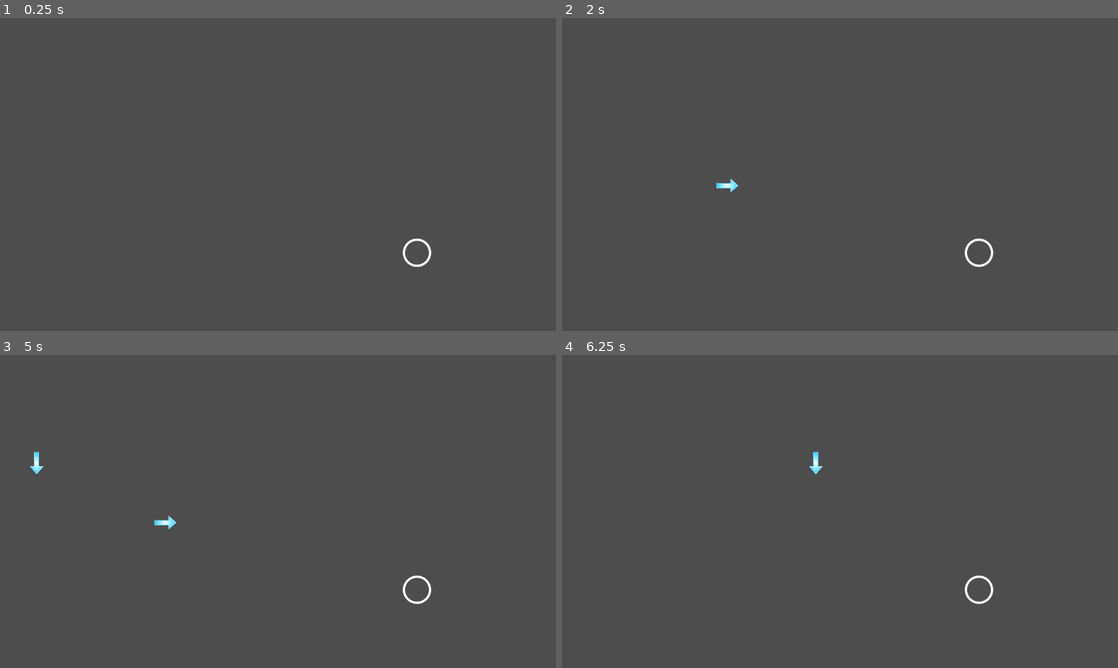
Above: before the commit, frames 1-4 (two rows, left to right).
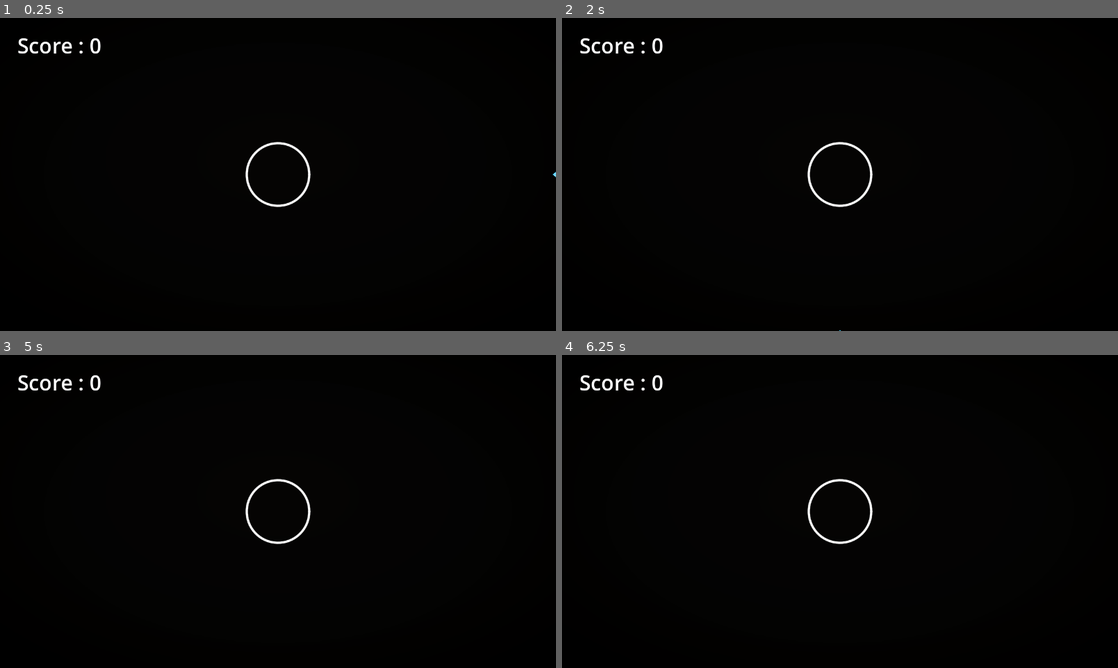
Above: after the commit, the same moments.

Repository: NoeRoberties/Odomat
Game: Godot game, scene res://Scenes/Mini-games/RythmeGame.tscn
Same seed, same stepped clock (60 frames per second), same inputs: the game is played once before the commit and once after it.
Inputs (mouse positions are in pixels of both pictures, inside the frame that each line leads up to):
- Up to frame 1 (0.25 s): no input
- Up to frame 2 (2 s): tap Enter at 0.5 s; move the mouse to (962, 158) at 0.52 s; hold D (move_right) 0.53-1.28 s; hold Shift (dash) 0.53-1.28 s; tap Space (interact_npc) at 1.25, 1.35 s; move the mouse to (728, 190) at 1.27 s; hold S (move_down) from 1.28 s (still down)
- Up to frame 3 (5 s): move the mouse to (333, 442) at 2.02 s; release S (move_down) at 2.03 s; press the mouse at (333, 442) at 2.03 s; hold D (move_right) 2.03-2.78 s; tap Enter at 2.75, 4.25 s; move the mouse to (250, 574) at 2.77 s; release the mouse at (250, 574) at 2.78 s; hold W (move_up) 2.78-3.53 s; tap Shift (dash) at 2.85 s; tap Space (interact_npc) at 3.5 s; move the mouse to (444, 558) at 3.52 s; hold Space (interact_npc) 3.53-4.28 s; hold A (move_left) from 3.53 s (still down); move the mouse to (111, 464) at 4.27 s; click (111, 464) at 4.35 s
- Up to frame 4 (6.25 s): move the mouse to (867, 511) at 5.02 s; release A (move_left) at 5.03 s; hold S (move_down) 5.03-5.78 s; hold Shift (dash) 5.03-5.78 s; move the mouse to (756, 433) at 5.77 s; hold D (move_right) from 5.78 s (still down); tap Space (interact_npc) at 5.85 s

The runs differ from the first frame. In frame 1, 100% of the frame differs, in the area x 0-100%, y 0-100%; in frame 2, 100%; in frame 3, 100%; in frame 4, 100%.

Commit message:
[EDIT] : new game, new directory, new sounds

Diff:
--- a/godot-project/odomat/Scenes/Mini-games/Arrow.tscn
+++ b/godot-project/odomat/Scenes/Mini-games/Arrow.tscn
@@ -4,14 +4,14 @@
 [ext_resource type="Texture2D" uid="uid://ngwa2q2835p" path="res://Assets/Mini-games/RythmeGame/arrow_rune_lit.svg" id="2_6huti"]
 
 [sub_resource type="RectangleShape2D" id="RectangleShape2D_q5rrr"]
+size = Vector2(90, 90)
 
-[node name="Arrow" type="Area2D" unique_id=1809042619]
+[node name="Arrow" type="Area2D"]
 script = ExtResource("1_wcpec")
 
-[node name="Sprite2D" type="Sprite2D" parent="." unique_id=1473459108]
-position = Vector2(249.25, 315.75)
-scale = Vector2(0.29492188, 0.30664068)
+[node name="Sprite2D" type="Sprite2D" parent="."]
+scale = Vector2(0.3, 0.3)
 texture = ExtResource("2_6huti")
 
-[node name="CollisionShape2D" type="CollisionShape2D" parent="." unique_id=878269540]
+[node name="CollisionShape2D" type="CollisionShape2D" parent="."]
 shape = SubResource("RectangleShape2D_q5rrr")
--- a/godot-project/odomat/Scenes/Mini-games/RythmeGame.gd
+++ b/godot-project/odomat/Scenes/Mini-games/RythmeGame.gd
@@ -6,42 +6,106 @@
 @onready var spawn_right: Marker2D = $SpawnRight
 @onready var spawn_top: Marker2D = $SpawnTop
 @onready var spawn_bottom: Marker2D = $SpawnBottom
+@onready var target_circle: Area2D = $TargetCircle
+@onready var score_label: Label = $ScoreLabel
 
-@onready var target_circle: Area2D = $TargetCircle
+var success_sound: AudioStreamPlayer
+var fail_sound: AudioStreamPlayer
+var background: Sprite2D
+const SUCCESS_STREAM := preload("res://Assets/Mini-games/RythmeGame/success.ogg")
+const FAIL_STREAM := preload("res://Assets/Mini-games/RythmeGame/fail.ogg")
+const BG_TEXTURE := preload("res://Assets/Mini-games/RythmeGame/cave_wall_bg.svg")
 
 var arrows_in_zone: Dictionary = {"left": [], "right": [], "up": [], "down": []}
+var score: int = 0
+
+var spawn_delay: float = 1.8
+var min_spawn_delay: float = 0.7
+var delay_step: float = 0.03
+
+var circle_ratio: float = 0.10
+var arrow_ratio: float = 0.08
+var speed_ratio: float = 0.22
+
+var circle_radius: float = 0.0
+var arrow_size: float = 0.0
+var arrow_speed: float = 0.0
 
 func _ready() -> void:
+	background = Sprite2D.new()
+	background.texture = BG_TEXTURE
+	background.centered = true
+	add_child(background)
+	move_child(background, 0)
+	success_sound = AudioStreamPlayer.new()
+	success_sound.stream = SUCCESS_STREAM
+	add_child(success_sound)
+	fail_sound = AudioStreamPlayer.new()
+	fail_sound.stream = FAIL_STREAM
+	add_child(fail_sound)
+	_layout()
+	get_viewport().size_changed.connect(_layout)
 	target_circle.area_entered.connect(_on_target_area_entered)
 	target_circle.area_exited.connect(_on_target_area_exited)
-	$SpawnTimer.timeout.connect(_on_spawn_timer_timeout)
+	_update_score(0)
+	_spawn_next()
 
-func _on_spawn_timer_timeout() -> void:
+func _layout() -> void:
+	var vp = get_viewport_rect().size
+	var center = vp * 0.5
+	var reference = min(vp.x, vp.y)
+
+	circle_radius = reference * circle_ratio
+	arrow_size = reference * arrow_ratio
+	arrow_speed = vp.y * speed_ratio
+
+	target_circle.position = center
+	target_circle.set_radius(circle_radius)
+
+	if background != null and background.texture != null:
+		background.position = center
+		var tex = background.texture.get_size()
+		var s = max(vp.x / tex.x, vp.y / tex.y)
+		background.scale = Vector2(s, s)
+
+	var margin = arrow_size
+	spawn_left.position = Vector2(-margin, center.y)
+	spawn_right.position = Vector2(vp.x + margin, center.y)
+	spawn_top.position = Vector2(center.x, -margin)
+	spawn_bottom.position = Vector2(center.x, vp.y + margin)
+
+func _update_score(delta: int) -> void:
+	score = max(0, score + delta)
+	score_label.text = "Score : " + str(score)
+
+func _spawn_next() -> void:
 	if arrow_scene == null:
-		print("Attention: Aucune scène Arrow n'est assignée dans l'inspecteur de RythmeGame !")
 		return
 
 	var arrow = arrow_scene.instantiate() as Area2D
+	arrow.speed = arrow_speed
+	arrow.hit_size = arrow_size
+	var types = ["left", "right", "up", "down"]
+	var arrow_type = types[randi() % types.size()]
+	arrow.arrow_type = arrow_type
 
-	var types = ["left", "right", "up", "down"]
-	var random_type = types[randi() % types.size()]
-
-	arrow.arrow_type = random_type
-
-	if random_type == "left":
+	if arrow_type == "left":
+		arrow.position = spawn_right.position
+		arrow.set_direction(Vector2.LEFT)
+	elif arrow_type == "right":
 		arrow.position = spawn_left.position
 		arrow.set_direction(Vector2.RIGHT)
-	elif random_type == "right":
-		arrow.position = spawn_right.position
-		arrow.set_direction(Vector2.LEFT)
-	elif random_type == "up":
+	elif arrow_type == "up":
+		arrow.position = spawn_bottom.position
+		arrow.set_direction(Vector2.UP)
+	elif arrow_type == "down":
 		arrow.position = spawn_top.position
 		arrow.set_direction(Vector2.DOWN)
-	elif random_type == "down":
-		arrow.position = spawn_bottom.position
-		arrow.set_direction(Vector2.UP)
 
 	add_child(arrow)
+
+	spawn_delay = max(min_spawn_delay, spawn_delay - delay_step)
+	get_tree().create_timer(spawn_delay).timeout.connect(_spawn_next)
 
 func _on_target_area_entered(area: Area2D) -> void:
 	if "arrow_type" in area:
@@ -51,7 +115,6 @@
 	if "arrow_type" in area:
 		if area in arrows_in_zone[area.arrow_type]:
 			arrows_in_zone[area.arrow_type].erase(area)
-			print("Raté ! Direction manquée : ", area.arrow_type)
 			area.queue_free()
 
 func _unhandled_input(event: InputEvent) -> void:
@@ -65,10 +128,28 @@
 		_check_hit("down")
 
 func _check_hit(type: String) -> void:
+	print("Touche pressee : ", type)
 	if arrows_in_zone[type].size() > 0:
 		var hit_arrow = arrows_in_zone[type][0]
 		arrows_in_zone[type].pop_front()
 		hit_arrow.queue_free()
-		print("Super ! Touche validée : ", type)
+		_update_score(1)
+		success_sound.play()
 	else:
-		print("Appui dans le vide (Mauvais timing) ! Touche : ", type)
+		fail_sound.play()
+		_remove_closest_arrow()
+
+func _remove_closest_arrow() -> void:
+	var center = target_circle.position
+	var closest: Arrow = null
+	var closest_dist := INF
+	for child in get_children():
+		if child is Arrow:
+			var d = child.position.distance_to(center)
+			if d < closest_dist:
+				closest_dist = d
+				closest = child
+	if closest != null:
+		if closest in arrows_in_zone[closest.arrow_type]:
+			arrows_in_zone[closest.arrow_type].erase(closest)
+		closest.queue_free()
--- a/godot-project/odomat/Scenes/Mini-games/RythmeGame.tscn
+++ b/godot-project/odomat/Scenes/Mini-games/RythmeGame.tscn
@@ -5,29 +5,33 @@
 [ext_resource type="Script" uid="uid://c8plfp3fx23wn" path="res://Scenes/Mini-games/target_circle.gd" id="2_gp6jp"]
 
 [sub_resource type="CircleShape2D" id="CircleShape2D_rtywq"]
-radius = 126.01587
 
-[node name="RythmeGame" type="Node2D" unique_id=1692936989]
+[node name="RythmeGame" type="Node2D" unique_id=852431976]
 script = ExtResource("1_rtywq")
 arrow_scene = ExtResource("2_b62yq")
 
-[node name="TargetCircle" type="Area2D" parent="." unique_id=54326067]
-position = Vector2(960, 540)
+[node name="TargetCircle" type="Area2D" parent="." unique_id=554153374]
 script = ExtResource("2_gp6jp")
 
-[node name="Sprite2D" type="Sprite2D" parent="TargetCircle" unique_id=579592036]
-
-[node name="CollisionShape2D" type="CollisionShape2D" parent="TargetCircle" unique_id=1391039642]
+[node name="CollisionShape2D" type="CollisionShape2D" parent="TargetCircle" unique_id=1347519694]
 shape = SubResource("CircleShape2D_rtywq")
 
-[node name="SpawnLeft" type="Marker2D" parent="." unique_id=2038826559]
+[node name="SpawnLeft" type="Marker2D" parent="." unique_id=1213982916]
+position = Vector2(-100, 540)
 
-[node name="SpawnRight" type="Marker2D" parent="." unique_id=161553170]
+[node name="SpawnRight" type="Marker2D" parent="." unique_id=1717047305]
+position = Vector2(2020, 540)
 
-[node name="SpawnTop" type="Marker2D" parent="." unique_id=716932797]
+[node name="SpawnTop" type="Marker2D" parent="." unique_id=568512754]
+position = Vector2(960, -100)
 
-[node name="SpawnBottom" type="Marker2D" parent="." unique_id=104907421]
-position = Vector2(132, 70)
+[node name="SpawnBottom" type="Marker2D" parent="." unique_id=1644546875]
+position = Vector2(960, 1180)
 
-[node name="SpawnTimer" type="Timer" parent="." unique_id=1436571313]
-autostart = true
+[node name="ScoreLabel" type="Label" parent="." unique_id=1517896338]
+offset_left = 40.0
+offset_top = 30.0
+offset_right = 540.0
+offset_bottom = 110.0
+theme_override_font_sizes/font_size = 48
+text = "Score : 0"
--- a/godot-project/odomat/Scenes/Mini-games/arrow.gd
+++ b/godot-project/odomat/Scenes/Mini-games/arrow.gd
@@ -1,24 +1,22 @@
 extends Area2D
 class_name Arrow
 
-@export var speed: float = 400.0
+var speed: float = 200.0
+var hit_size: float = 60.0
 var direction: Vector2 = Vector2.ZERO
 var arrow_type: String = ""
 
 func _ready() -> void:
-	pass
+	if $CollisionShape2D.shape == null:
+		$CollisionShape2D.shape = RectangleShape2D.new()
+	($CollisionShape2D.shape as RectangleShape2D).size = Vector2(hit_size, hit_size)
 
 func set_direction(new_direction: Vector2) -> void:
 	direction = new_direction
-
-	if direction == Vector2.RIGHT:
-		rotation_degrees = 90
-	elif direction == Vector2.LEFT:
-		rotation_degrees = -90
-	elif direction == Vector2.DOWN:
-		rotation_degrees = 180
-	elif direction == Vector2.UP:
-		rotation_degrees = 0
+	rotation = direction.angle()
 
 func _process(delta: float) -> void:
 	position += direction * speed * delta
+	var vp = get_viewport_rect().size
+	if position.x < -400 or position.x > vp.x + 400 or position.y < -400 or position.y > vp.y + 400:
+		queue_free()
--- a/godot-project/odomat/Scenes/Mini-games/target_circle.gd
+++ b/godot-project/odomat/Scenes/Mini-games/target_circle.gd
@@ -1,13 +1,18 @@
 extends Area2D
 
-@export var circle_radius: float = 30.0
+@export var circle_radius: float = 100.0
 @export var circle_color: Color = Color.WHITE
 @export var line_width: float = 4.0
 
 func _ready() -> void:
-	var shape = CircleShape2D.new()
-	shape.radius = circle_radius
-	$CollisionShape2D.shape = shape
+	set_radius(circle_radius)
+
+func set_radius(new_radius: float) -> void:
+	circle_radius = new_radius
+	if $CollisionShape2D.shape == null:
+		$CollisionShape2D.shape = CircleShape2D.new()
+	($CollisionShape2D.shape as CircleShape2D).radius = circle_radius
+	queue_redraw()
 
 func _draw() -> void:
-	draw_circle(Vector2.ZERO, circle_radius, circle_color, false, line_width, true)
+	draw_arc(Vector2.ZERO, circle_radius, 0, TAU, 64, circle_color, line_width, true)
Not shown, changed: .DS_Store
Not shown, changed: godot-project/.DS_Store
Not shown, added: godot-project/odomat/Assets/Mini-games/RythmeGame/fail.ogg
Not shown, added: godot-project/odomat/Assets/Mini-games/RythmeGame/success.ogg
